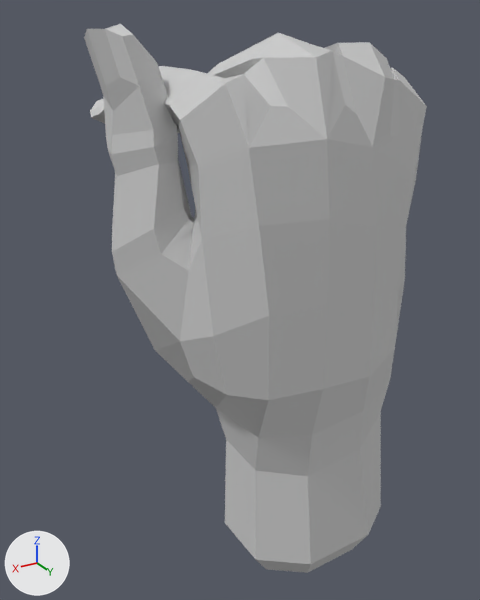
The Blender file Assets/Models/Handshapes/T_Handshape.blend: old version first, new version second.
Before and after are seen from a 50 mm camera at (6.32, 8.34, 10.07) aimed at (0.44, -1.47, 5.16). Every picture has the same lights, and +X, +Y and +Z are marked at lower left.
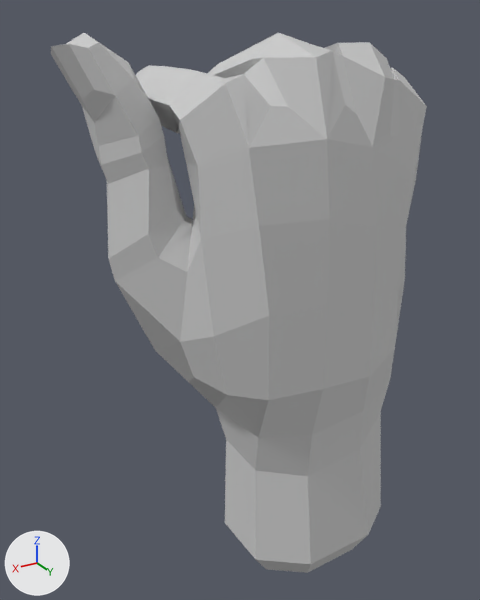
Scene script edits in JSON lines:
```json
{"block": "me_untitled_023", "where": "# used by ob_mesh_019; location = (0.0, 0.0, 0.0); scale = (0.121, 0.121, 0.121)"}
{"op": "remove", "block": "me_untitled_023", "code": "me_untitled_023.from_pydata(...)  # 406 vertices, 402 faces; spans x -20.3..26.3, y -36.3..9.9, z 3.8..82.2"}
{"op": "add", "block": "me_untitled_023", "code": "me_untitled_023.from_pydata(...)  # 406 vertices, 402 faces; spans x -20.3..30.3, y -36.3..9.9, z 3.8..81.3"}
{"block": "me_untitled_023", "change": "me_untitled_023 part 1: 59 of 406 vertices moved; they spanned x 8.1..26.3, y -13.6..2.8, z 40.9..82.2 and now span x 8.1..30.3, y -13.7..2.8, z 40.8..81.3; mean shift (1.8, 0.1, -0.4); largest move (26.0, -7.4, 81.7) -> (30.3, -7.1, 80.0)"}
```

Boxes (x1, y1, x2, y2) around the edits, measured in the pictures (480 x 600 px; the box of a moved part takes in the faces that stretch with it):
```json
{"object": "mesh.019", "change": "reshaped", "before": [84, 24, 427, 573], "after": [51, 33, 427, 573], "on screen": "10% wider"}
{"part": 1, "of": "me_untitled_023", "change": "moved or reshaped", "before": [84, 24, 269, 395], "after": [51, 33, 269, 395]}
```
